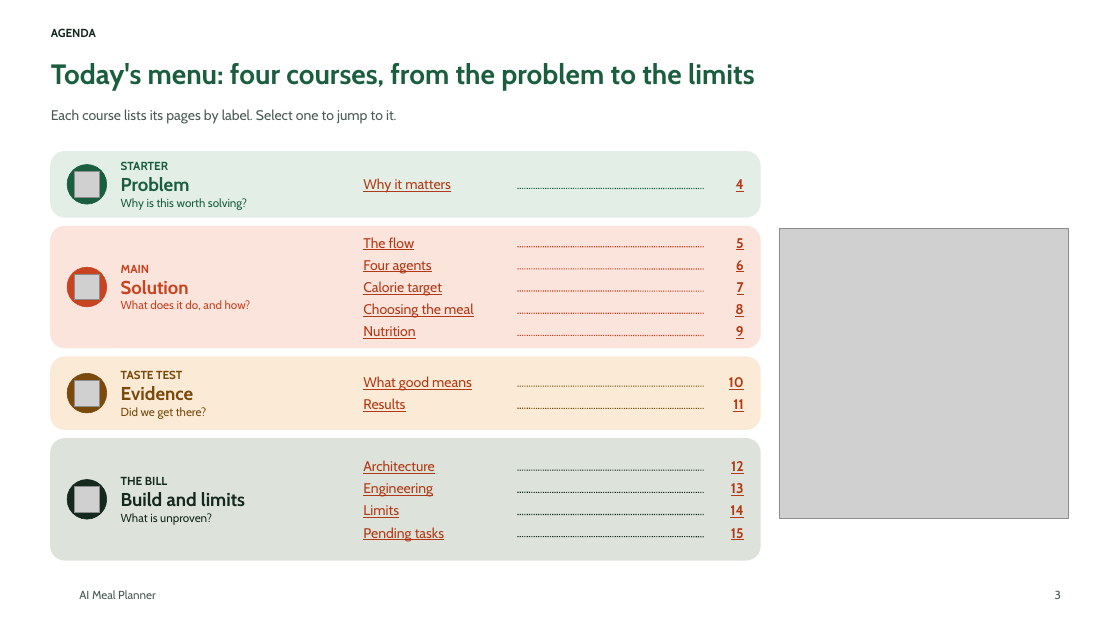
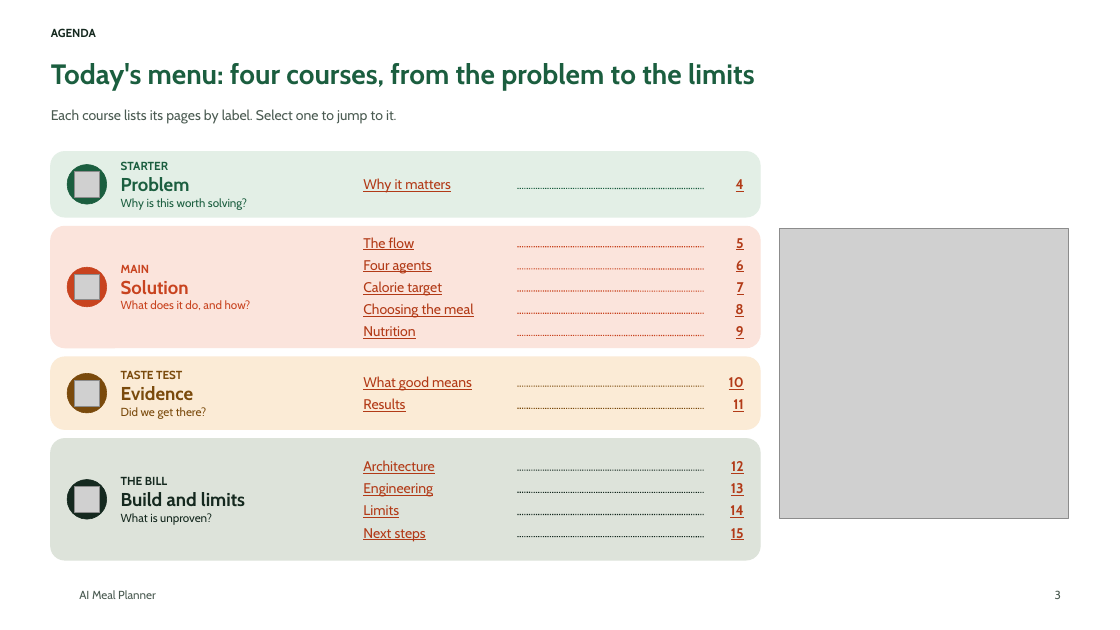
Before and after one commit to tuannm3812/ai-meal-planner, a slide deck: slide 3 of docs/showcase/ai-meal-planner-deck.pptx. Drawn at 1120x630 pixels with LibreOffice and Linux fonts; fonts in the diff are those of the drawing; grey boxes stand for pictures; background and template pictures are left out. Boxes give left, top, right and bottom in pixels: in the first picture for what was removed or moved away, otherwise in the second. Text is boxed around its words. In the diff, an @@ line names an element or a change of style, - is before the commit and + after.

```diff
--- a/docs/showcase/ai-meal-planner-deck.pptx
+++ b/docs/showcase/ai-meal-planner-deck.pptx
@@ text at (363,528,426,542): text changed @@
-Pending tasks
+Next steps
```
Also in this commit, not shown: 10 other slides changed, 43 other files.
